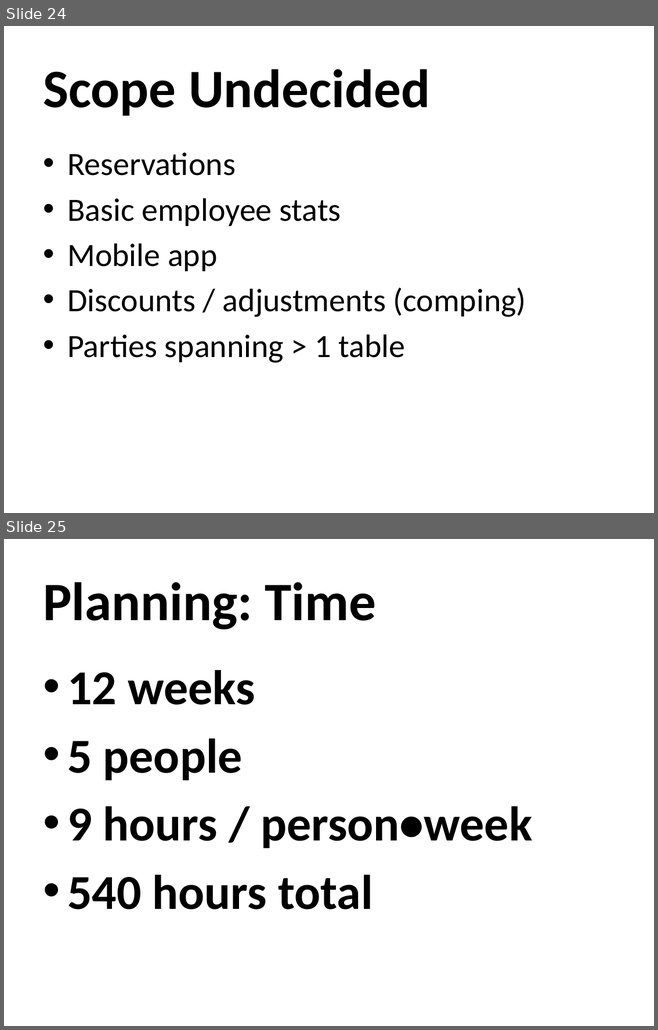
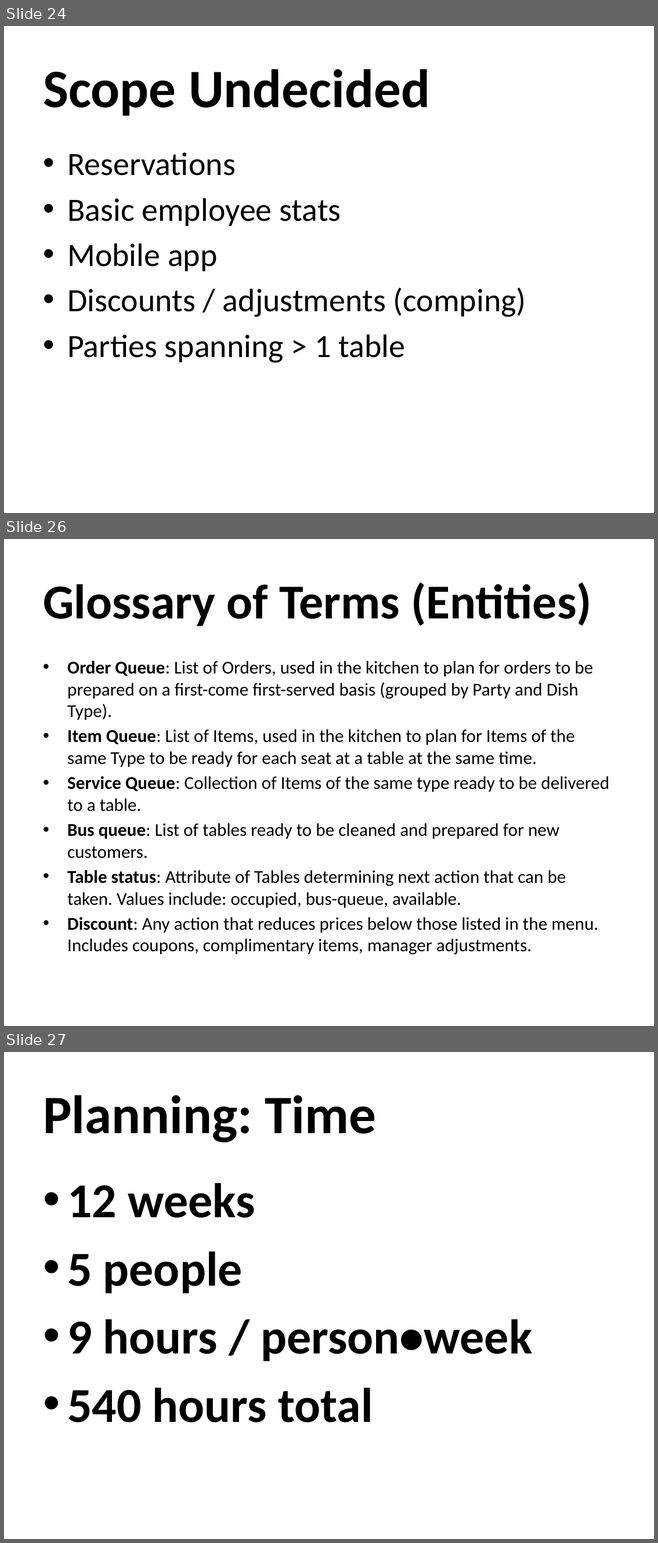
Before and after one commit to osmihi/Capstone, a slide deck: Project Documents/Group3_Presentation1_Capstone.pptx. Shown one above the other, each under a label of ours: slides 24 and 25 before the commit, slides 24, 26 and 27 after it; the slides between them are not shown. The pictures are 658x1030 and 658x1543 pixels, drawn with LibreOffice and Linux fonts; fonts in the diff are those of the drawing; background and template pictures are left out. Boxes give left, top, right and bottom in pixels: in the first picture for what was removed or moved away, otherwise in the second. Text is boxed around its words. In the diff, an @@ line names an element or a change of style, - is before the commit and + after.

```diff
--- a/Project Documents/Group3_Presentation1_Capstone.pptx
+++ b/Project Documents/Group3_Presentation1_Capstone.pptx
@@ slide 26 added at bbox=[4, 539, 654, 1026], background picture (left out) @@
@@ title added at bbox=[43, 583, 591, 627], 54 pt, text #000000, bold @@
+Glossary of Terms (Entities)
@@ text added at bbox=[67, 661, 609, 955], 20 pt, text #000000 @@
+• Order Queue: List of Orders, used in the kitchen to plan for orders to be prepared on a first-come first-served basis (grouped by Party and Dish Type).
+• Item Queue: List of Items, used in the kitchen to plan for Items of the same Type to be ready for each seat at a table at the same time.
+• Service Queue: Collection of Items of the same type ready to be delivered to a table.
+• Bus queue: List of tables ready to be cleaned and prepared for new customers.
+• Table status: Attribute of Tables determining next action that can be taken. Values include: occupied, bus-queue, available.
+• Discount: Any action that reduces prices below those listed in the menu. Includes coupons, complimentary items, manager adjustments.
@@ what was slide 25 is now slide 27 @@
```
Also in this commit, not shown: 3 slides changed, 1 other file.
